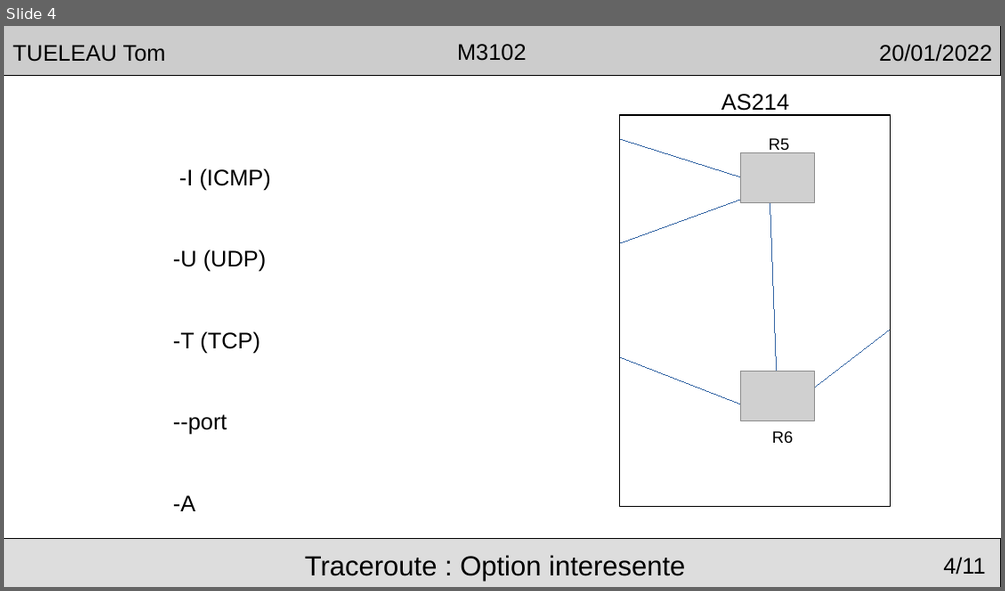
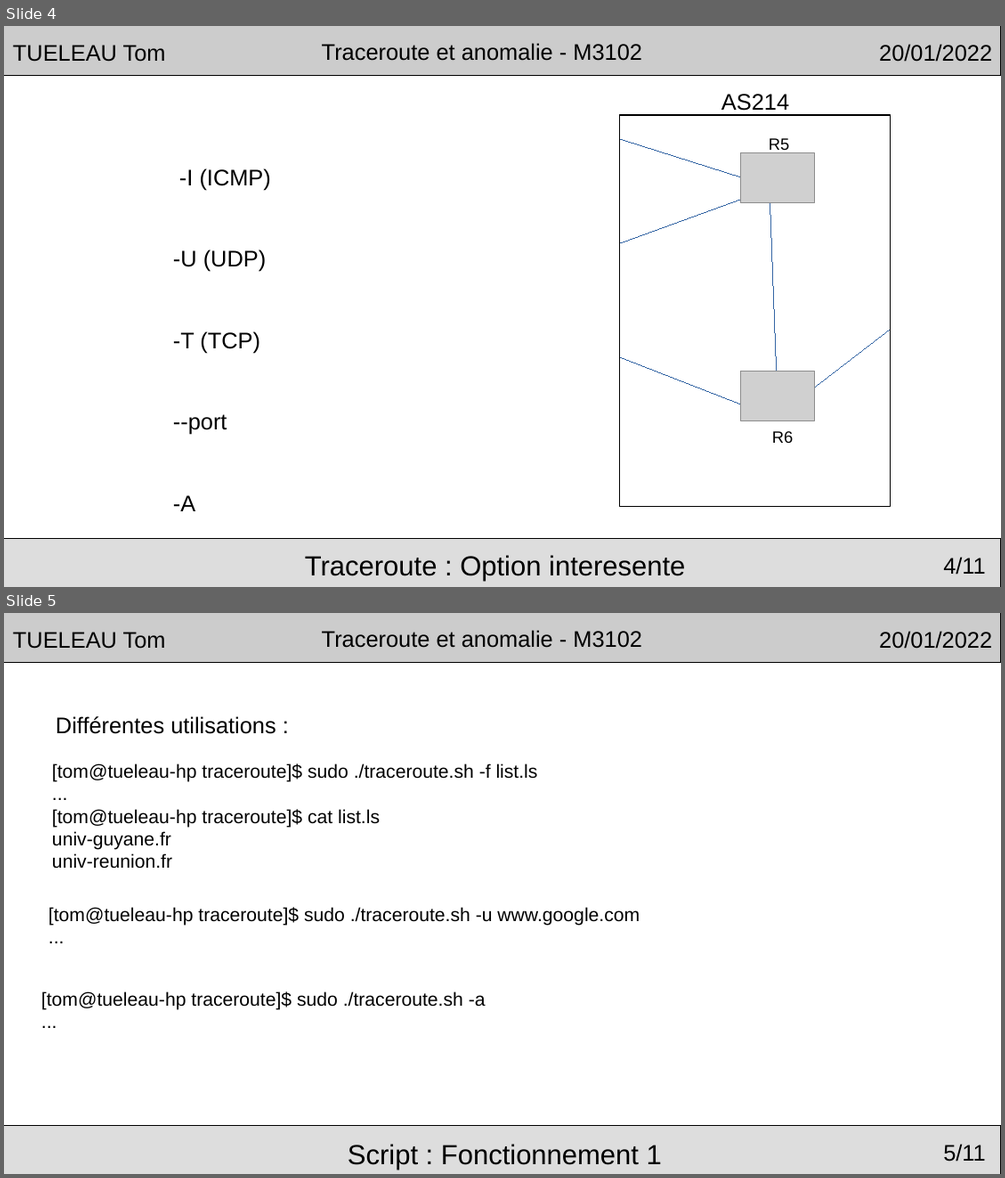
Before and after one commit to Arakio34/tomtraceroute, a slide deck: rfc/presentationM3102.odp. Shown one above the other, each under a label of ours: slide 4 before the commit, slides 4 and 5 after it. The pictures are 1005x591 and 1005x1178 pixels, drawn with LibreOffice and Linux fonts; fonts in the diff are those of the drawing; grey boxes stand for pictures; background and template pictures are left out. Boxes give left, top, right and bottom in pixels: in the first picture for what was removed or moved away, otherwise in the second. Text is boxed around its words. In the diff, an @@ line names an element or a change of style, - is before the commit and + after.

```diff
--- a/rfc/presentationM3102.odp
+++ b/rfc/presentationM3102.odp
@@ slide 5 added at box(4, 613, 1001, 1174), background #FFFFFF; not listed: 5 template elements that a slide beside it also shows @@
@@ text added at box(56, 716, 276, 734), 18 pt, text #000000 @@
+Différentes utilisations :
@@ text added at box(52, 763, 538, 868), 15 pt, text #000000 @@
+[tom@tueleau-hp traceroute]$ sudo ./traceroute.sh -f list.ls
+...
+[tom@tueleau-hp traceroute]$ cat list.ls
+univ-guyane.fr
+univ-reunion.fr
@@ text added at box(48, 907, 639, 925), 15 pt, text #000000 @@
+[tom@tueleau-hp traceroute]$ sudo ./traceroute.sh -u www.google.com
+...
@@ text added at box(41, 991, 485, 1010), 15 pt, text #000000 @@
+[tom@tueleau-hp traceroute]$ sudo ./traceroute.sh -a
+...
@@ text added at box(348, 1143, 662, 1170), 22 pt, text #000000 @@
+Script : Fonctionnement 1
@@ slide 4 changed as well @@
@@ text in rectangle at box(322, 43, 642, 61): text changed @@
-M3102
+Traceroute et anomalie - M3102
```
Also in this commit, not shown: 8 other slides changed, 1 other slide added, 2 slides removed.
